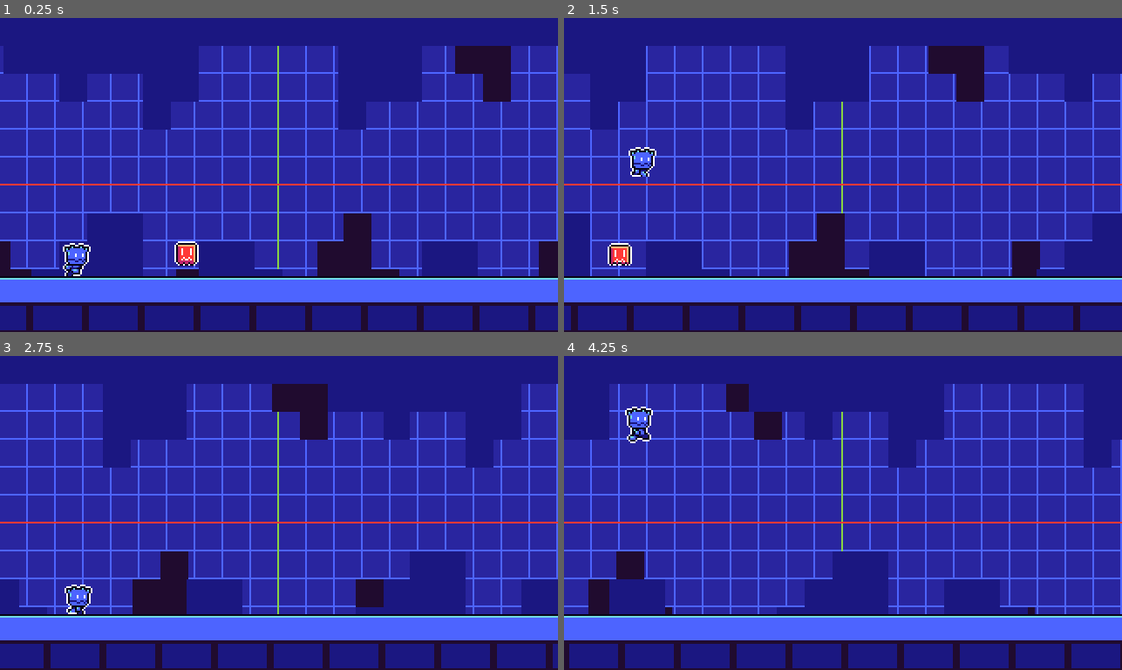
Above: before the commit, frames 1-4 (two rows, left to right).
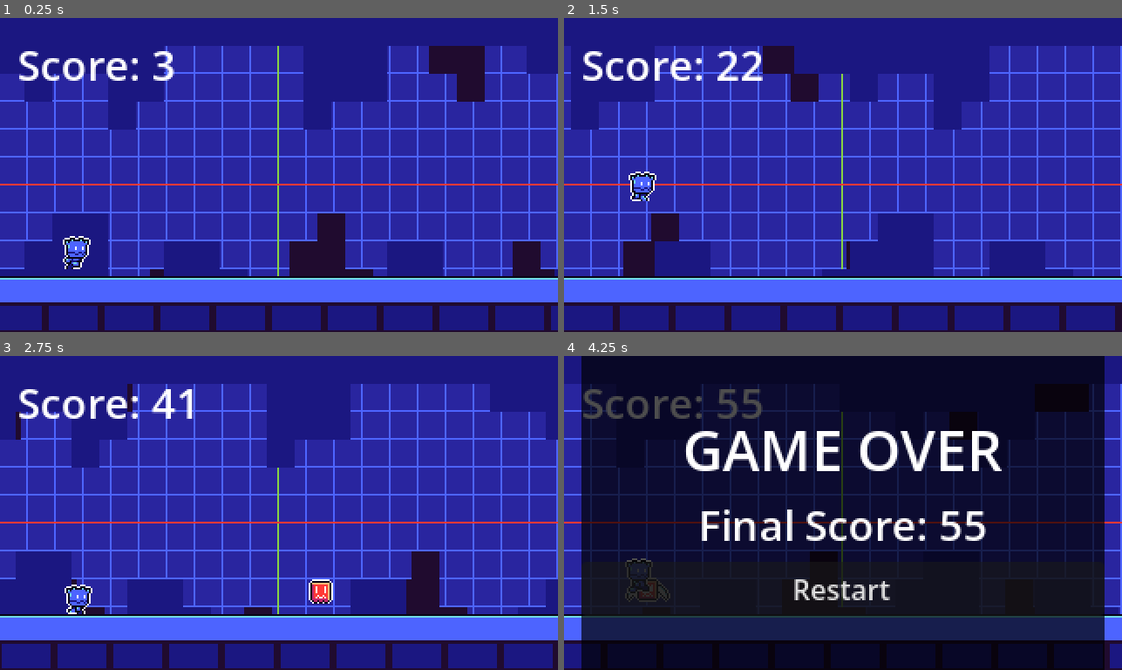
Above: after the commit, the same moments.

Repository: tranvlnh/ancestral-legacy
Game: Godot game, scene res://scenes/main.tscn
The game is run twice, just before and just after one commit, with the same random seed, the same clock (stepped at 60 frames per second) and the same inputs.
Inputs:
- Up to frame 1 (0.25 s): no input
- Up to frame 2 (1.5 s): tap Enter (ui_accept) at 0.5, 0.6, 0.77, 1.07, 1.35 s
- Up to frame 3 (2.75 s): tap Enter (ui_accept) at 1.52, 1.82, 2.1 s
- Up to frame 4 (4.25 s): tap Enter (ui_accept) at 2.85, 3.02, 3.32, 3.6, 3.77, 4.07 s

The runs differ from the first frame. In frame 1, 20% of the frame differs, in the area x 0-100%, y 8-100%; in frame 2, 21%; in frame 3, 23%; in frame 4, 92%, in the area x 0-100%, y 0-100%.

Commit message:
feat: hoàn thiện game với UI, audio, và cân bằng gameplay
- Thêm obstacle controller với collision detection
- Cân bằng lại physics: gravity 980, jump -380, max fall 600
- Điều chỉnh speed progression: base 150, scale 0.8, max 400
- Thêm random spawn distance (200-350) cho varied gameplay
- Tạo UI system với score display và game over screen
- Thêm AudioManager framework cho sound effects
- Implement game over và restart functionality
- Thêm player death animation trigger

Co-Authored-By: Claude <noreply@anthropic.com>

Diff:
--- /dev/null
+++ b/audio/audio_manager.gd
@@ -0,0 +1,17 @@
+extends Node
+
+@onready var jump_sound: AudioStreamPlayer = $JumpSound
+@onready var hit_sound: AudioStreamPlayer = $HitSound
+@onready var score_sound: AudioStreamPlayer = $ScoreSound
+
+func play_jump() -> void:
+	if jump_sound:
+		jump_sound.play()
+
+func play_hit() -> void:
+	if hit_sound:
+		hit_sound.play()
+
+func play_score() -> void:
+	if score_sound:
+		score_sound.play()
--- /dev/null
+++ b/audio/audio_manager.tscn
@@ -0,0 +1,15 @@
+[gd_scene format=3 uid="uid://d3vwxb2g82j7"]
+
+[ext_resource type="Script" path="res://audio/audio_manager.gd" id="1_audio"]
+
+[node name="AudioManager" type="Node"]
+script = ExtResource("1_audio")
+
+[node name="JumpSound" type="AudioStreamPlayer" parent="."]
+volume_db = -5.0
+
+[node name="HitSound" type="AudioStreamPlayer" parent="."]
+volume_db = -3.0
+
+[node name="ScoreSound" type="AudioStreamPlayer" parent="."]
+volume_db = -8.0
--- /dev/null
+++ b/entities/obstacle/obstacle.gd
@@ -0,0 +1,10 @@
+extends Area2D
+
+signal player_hit
+
+func _ready() -> void:
+	body_entered.connect(_on_body_entered)
+
+func _on_body_entered(body: Node2D) -> void:
+	if body.name == "Player":
+		player_hit.emit()
--- a/entities/obstacle/obstacle.tscn
+++ b/entities/obstacle/obstacle.tscn
@@ -1,5 +1,6 @@
 [gd_scene format=3 uid="uid://bu8onl1rmllnb"]
 
+[ext_resource type="Script" path="res://entities/obstacle/obstacle.gd" id="1_script"]
 [ext_resource type="Texture2D" uid="uid://b87yoijok3fnc" path="res://assets/enemies.png" id="1_a0uk1"]
 
 [sub_resource type="AtlasTexture" id="AtlasTexture_j1v6i"]
@@ -49,6 +50,7 @@
 size = Vector2(26, 15)
 
 [node name="Obstacle" type="Area2D" unique_id=1557659178]
+script = ExtResource("1_script")
 
 [node name="Animated" type="AnimatedSprite2D" parent="." unique_id=1593424627]
 sprite_frames = SubResource("SpriteFrames_ybwp8")
--- a/entities/player/player_controller.gd
+++ b/entities/player/player_controller.gd
@@ -1,17 +1,43 @@
 extends CharacterBody2D
 
+signal died
+
 enum MoveState { IDLE, RUNNING, AIRBORNE, DEAD }
-var move_state: MoveState = MoveState.IDLE
+var move_state: MoveState = MoveState.RUNNING
 
 @export var stats: PlayerStats
 
+func _ready() -> void:
+	if stats == null:
+		push_error("PlayerStats not assigned!")
+
 func _physics_process(delta: float) -> void:
-	#if stats == null:
-		#return
-	#if move_state == MoveState.RUNNING:
+	if move_state == MoveState.DEAD:
+		return
+
+	# Apply gravity
 	velocity.y += stats.gravity * delta
+	velocity.y = min(velocity.y, stats.max_fall_speed)
 
-	if Input.is_action_just_pressed("ui_accept")  and is_on_floor():
+	# Jump input
+	if Input.is_action_just_pressed("ui_accept") and is_on_floor():
 		velocity.y = stats.jump_velocity
+		move_state = MoveState.AIRBORNE
+		_play_jump_sound()
+
+	# Update state
+	if is_on_floor() and move_state == MoveState.AIRBORNE:
+		move_state = MoveState.RUNNING
 
 	move_and_slide()
+
+func die() -> void:
+	if move_state != MoveState.DEAD:
+		move_state = MoveState.DEAD
+		velocity = Vector2.ZERO
+		died.emit()
+
+func _play_jump_sound() -> void:
+	var audio_manager = get_tree().root.get_node_or_null("Main/AudioManager")
+	if audio_manager:
+		audio_manager.play_jump()
--- a/entities/player/player_stats.gd
+++ b/entities/player/player_stats.gd
@@ -1,5 +1,6 @@
 extends Resource
 class_name PlayerStats
 
-@export var jump_velocity: float = -500.0
-@export var gravity: float = 1300.0
+@export var jump_velocity: float = -380.0
+@export var gravity: float = 980.0
+@export var max_fall_speed: float = 600.0
--- a/scenes/main.gd
+++ b/scenes/main.gd
@@ -1,17 +1,71 @@
 extends Node2D
 
-var screen_size: Vector2i
-# Called when the node enters the scene tree for the first time.
+const OBSTACLE_SCENE: PackedScene = preload("res://entities/obstacle/obstacle.tscn")
+const BASE_SPEED: float = 150.0
+const SPEED_SCALE_RATE: float = 0.8
+const MAX_SPEED: float = 400.0
+const SPAWN_DISTANCE_MIN: float = 200.0
+const SPAWN_DISTANCE_MAX: float = 350.0
+const SPAWN_BUFFER_X: float = 80.0
+const CLEANUP_BUFFER_X: float = 80.0
+const OBSTACLE_Y: float = 134.0
+
+var screen_size: Vector2
+var distance_travelled: float = 0.0
+var next_obstacle_spawn_distance: float = SPAWN_DISTANCE_MIN
+var spawned_obstacles: Array[Node2D] = []
+var game_over: bool = false
+var score: int = 0
+
 func _ready() -> void:
-	screen_size = get_window().size
-	pass # Replace with function body.
+	screen_size = get_viewport_rect().size
+	$Player.died.connect(_on_player_died)
+	$UI.restart_requested.connect(_on_restart_requested)
 
+func _process(delta: float) -> void:
+	if game_over:
+		return
 
-# Called every frame. 'delta' is the elapsed time since the previous frame.
-func _process(delta: float) -> void:
-	$Player.position.x += 1
-	$Camera2D.position.x += 1
+	var current_speed := BASE_SPEED + (SPEED_SCALE_RATE * (distance_travelled / 100.0))
+	current_speed = min(current_speed, MAX_SPEED)
+	var movement := current_speed * delta
+
+	$Player.position.x += movement
+	$Camera2D.position.x += movement
+	distance_travelled += movement
+	score = int(distance_travelled / 10.0)
+	$UI.update_score(score)
+
+	_spawn_obstacles()
+	_cleanup_obstacles()
 
 	if $Camera2D.position.x - $Foreground.position.x > screen_size.x:
 		$Foreground.position.x += screen_size.x
-	pass
+
+func _spawn_obstacles() -> void:
+	while distance_travelled >= next_obstacle_spawn_distance:
+		var obstacle := OBSTACLE_SCENE.instantiate() as Node2D
+		obstacle.position = Vector2($Camera2D.position.x + screen_size.x + SPAWN_BUFFER_X, OBSTACLE_Y)
+		obstacle.player_hit.connect(_on_obstacle_hit)
+		add_child(obstacle)
+		spawned_obstacles.append(obstacle)
+		var spawn_gap := randf_range(SPAWN_DISTANCE_MIN, SPAWN_DISTANCE_MAX)
+		next_obstacle_spawn_distance += spawn_gap
+
+func _cleanup_obstacles() -> void:
+	for i in range(spawned_obstacles.size() - 1, -1, -1):
+		var obstacle := spawned_obstacles[i]
+		if obstacle.position.x < $Camera2D.position.x - CLEANUP_BUFFER_X:
+			spawned_obstacles.remove_at(i)
+			obstacle.queue_free()
+
+func _on_obstacle_hit() -> void:
+	$Player.die()
+	$AudioManager.play_hit()
+
+func _on_player_died() -> void:
+	game_over = true
+	$UI.show_game_over(score)
+
+func _on_restart_requested() -> void:
+	get_tree().reload_current_scene()
--- a/scenes/main.tscn
+++ b/scenes/main.tscn
@@ -5,7 +5,8 @@
 [ext_resource type="PackedScene" uid="uid://kos2ipt28osf" path="res://scenes/foreground.tscn" id="2_0wfyh"]
 [ext_resource type="PackedScene" uid="uid://cscxbslvggoxb" path="res://entities/player/player.tscn" id="3_sugp2"]
 [ext_resource type="Script" uid="uid://bxn4u7ivas1jg" path="res://entities/player/player_stats.gd" id="4_jyhfs"]
-[ext_resource type="PackedScene" uid="uid://bu8onl1rmllnb" path="res://entities/obstacle/obstacle.tscn" id="5_tbgi4"]
+[ext_resource type="PackedScene" uid="uid://c8vwxb2g82j6" path="res://ui/ui.tscn" id="5_ui"]
+[ext_resource type="PackedScene" uid="uid://d3vwxb2g82j7" path="res://audio/audio_manager.tscn" id="6_audio"]
 
 [sub_resource type="Resource" id="Resource_tbgi4"]
 script = ExtResource("4_jyhfs")
@@ -24,8 +25,8 @@
 stats = SubResource("Resource_tbgi4")
 
 [node name="Camera2D" type="Camera2D" parent="." unique_id=134505145]
-visible = false
 anchor_mode = 0
 
-[node name="Obstacle" parent="." unique_id=1557659178 instance=ExtResource("5_tbgi4")]
-position = Vector2(122, 134)
+[node name="UI" parent="." instance=ExtResource("5_ui")]
+
+[node name="AudioManager" parent="." instance=ExtResource("6_audio")]
--- /dev/null
+++ b/ui/ui.gd
@@ -0,0 +1,22 @@
+extends CanvasLayer
+
+@onready var score_label: Label = $ScoreLabel
+@onready var game_over_panel: Panel = $GameOverPanel
+@onready var final_score_label: Label = $GameOverPanel/VBoxContainer/FinalScoreLabel
+@onready var restart_button: Button = $GameOverPanel/VBoxContainer/RestartButton
+
+signal restart_requested
+
+func _ready() -> void:
+	game_over_panel.hide()
+	restart_button.pressed.connect(_on_restart_pressed)
+
+func update_score(score: int) -> void:
+	score_label.text = "Score: %d" % score
+
+func show_game_over(final_score: int) -> void:
+	final_score_label.text = "Final Score: %d" % final_score
+	game_over_panel.show()
+
+func _on_restart_pressed() -> void:
+	restart_requested.emit()
--- /dev/null
+++ b/ui/ui.tscn
@@ -0,0 +1,56 @@
+[gd_scene format=3 uid="uid://c8vwxb2g82j6"]
+
+[ext_resource type="Script" path="res://ui/ui.gd" id="1_ui"]
+
+[sub_resource type="StyleBoxFlat" id="StyleBoxFlat_panel"]
+bg_color = Color(0, 0, 0, 0.7)
+
+[node name="UI" type="CanvasLayer"]
+script = ExtResource("1_ui")
+
+[node name="ScoreLabel" type="Label" parent="."]
+offset_left = 10.0
+offset_top = 10.0
+offset_right = 200.0
+offset_bottom = 40.0
+theme_override_font_sizes/font_size = 24
+text = "Score: 0"
+
+[node name="GameOverPanel" type="Panel" parent="."]
+anchors_preset = 8
+anchor_left = 0.5
+anchor_top = 0.5
+anchor_right = 0.5
+anchor_bottom = 0.5
+offset_left = -150.0
+offset_top = -100.0
+offset_right = 150.0
+offset_bottom = 100.0
+grow_horizontal = 2
+grow_vertical = 2
+theme_override_styles/panel = SubResource("StyleBoxFlat_panel")
+
+[node name="VBoxContainer" type="VBoxContainer" parent="GameOverPanel"]
+layout_mode = 1
+anchors_preset = 15
+anchor_right = 1.0
+anchor_bottom = 1.0
+grow_horizontal = 2
+grow_vertical = 2
+alignment = 1
+
+[node name="GameOverLabel" type="Label" parent="GameOverPanel/VBoxContainer"]
+layout_mode = 2
+theme_override_font_sizes/font_size = 32
+text = "GAME OVER"
+horizontal_alignment = 1
+
+[node name="FinalScoreLabel" type="Label" parent="GameOverPanel/VBoxContainer"]
+layout_mode = 2
+theme_override_font_sizes/font_size = 24
+text = "Final Score: 0"
+horizontal_alignment = 1
+
+[node name="RestartButton" type="Button" parent="GameOverPanel/VBoxContainer"]
+layout_mode = 2
+text = "Restart"
Not shown, added: audio/audio_manager.gd.uid
Not shown, added: entities/obstacle/obstacle.gd.uid
Not shown, added: ui/ui.gd.uid
